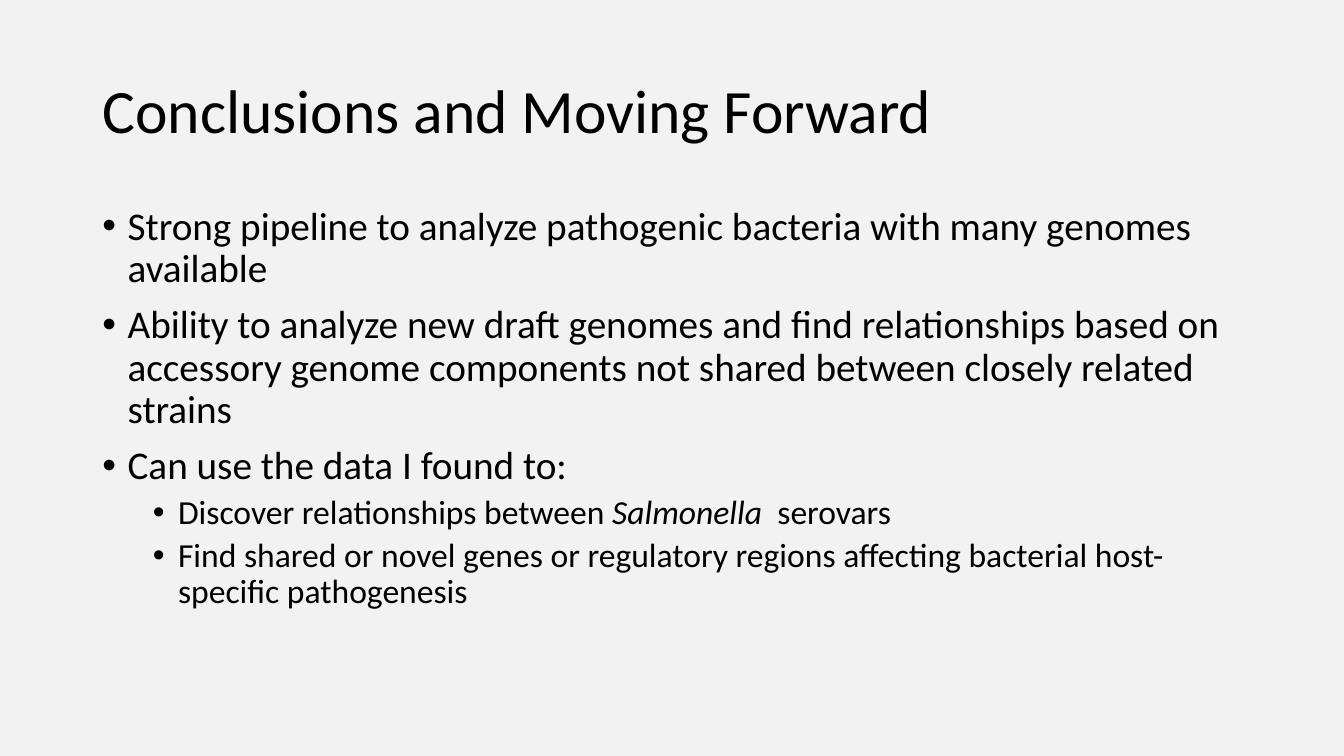
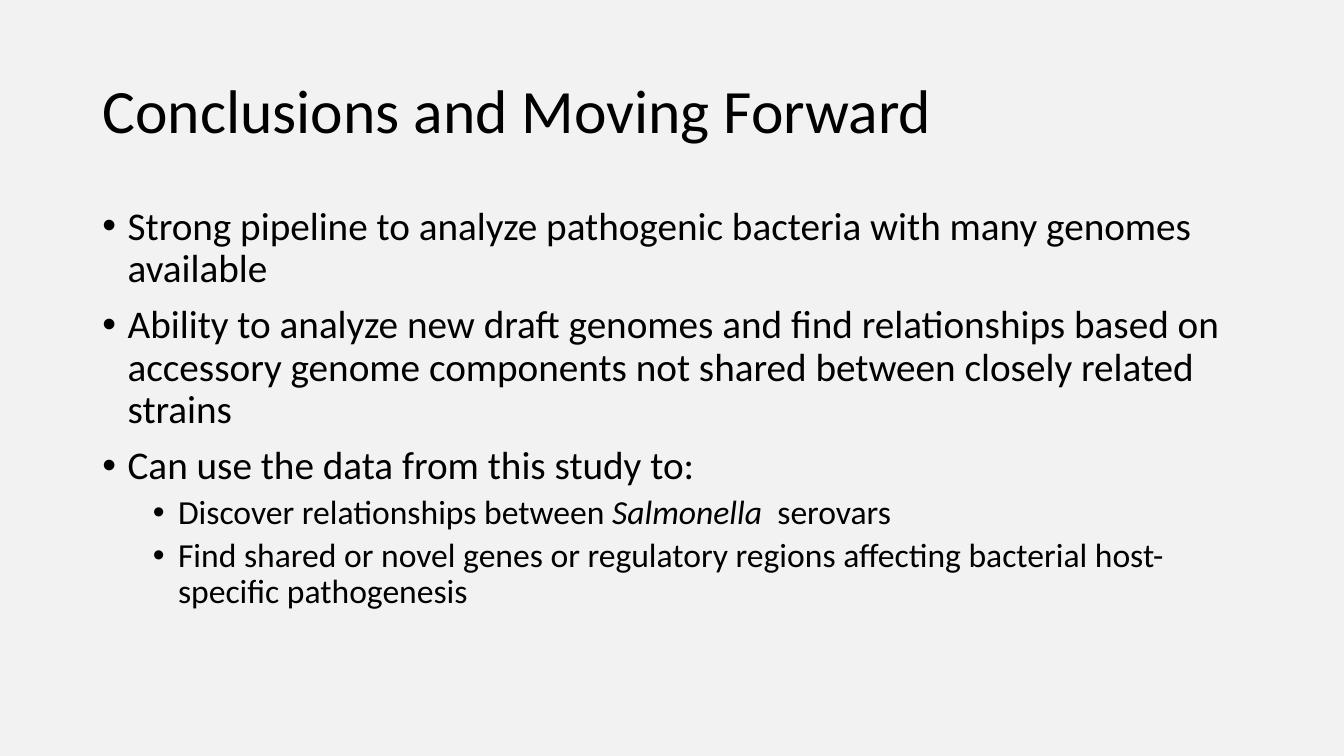
Before and after one commit to Yale-EEB723/finalproject, a slide deck: slide 29 of 190425_Verdegaal_EEB723_project.pptx (slide 28 before the commit). Drawn at 1344x756 pixels with LibreOffice and Linux fonts; fonts in the diff are those of the drawing. Boxes give left, top, right and bottom in pixels: in the first picture for what was removed or moved away, otherwise in the second. Text is boxed around its words. In the diff, an @@ line names an element or a change of style, - is before the commit and + after.

```diff
--- a/190425_Verdegaal_EEB723_project.pptx
+++ b/190425_Verdegaal_EEB723_project.pptx
@@ text at box(128, 451, 694, 486): text changed @@
-• Can use the data I found to:
+• Can use the data from this study to:
```
Also in this commit, not shown: 7 other slides changed, 1 slide added.
